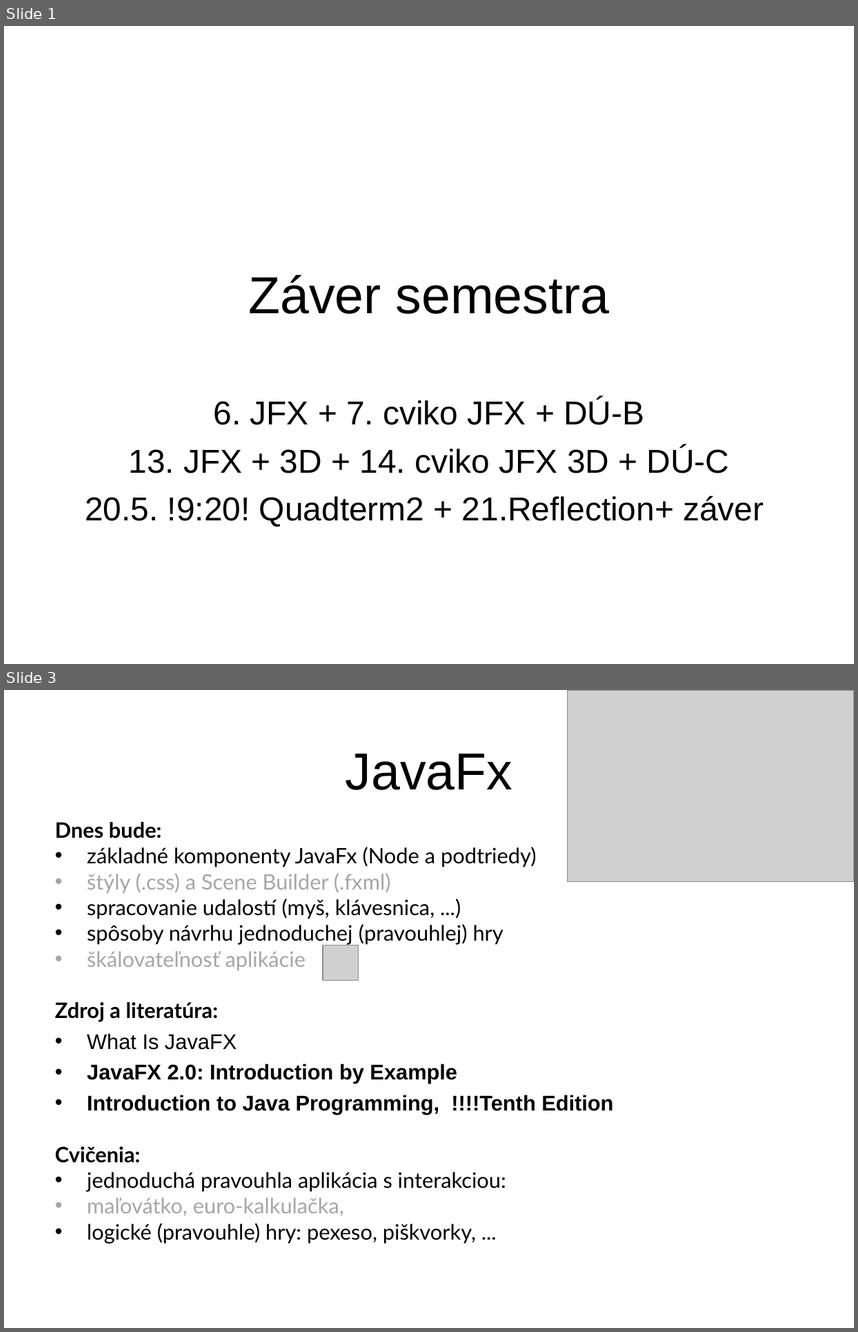
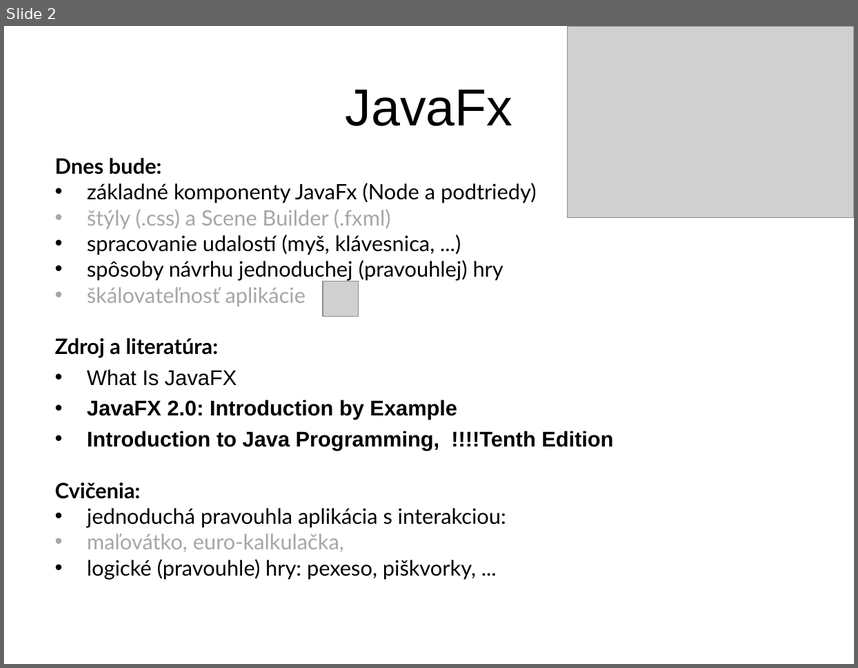
Before and after one commit to Programovanie4/Prednasky, a slide deck: 11/11_java.ppt. Shown one above the other, each under a label of ours: slides 1 and 3 before the commit, slide 2 after it; the slides between them are not shown. The pictures are 858x1332 and 858x668 pixels, drawn with LibreOffice and Linux fonts; fonts in the diff are those of the drawing; grey boxes stand for pictures. Boxes give left, top, right and bottom in pixels: in the first picture for what was removed or moved away, otherwise in the second. Text is boxed around its words. In the diff, an @@ line names an element or a change of style, - is before the commit and + after.

```diff
--- a/11/11_java.ppt
+++ b/11/11_java.ppt
@@ slide 1 removed at box(4, 26, 854, 664), background #FFFFFF @@
@@ title removed at box(248, 274, 609, 314) @@
-Záver semestra
@@ subtitle removed at box(85, 398, 764, 526) @@
-6. JFX + 7. cviko JFX + DÚ-B
-13. JFX + 3D + 14. cviko JFX 3D + DÚ-C
-20.5. !9:20! Quadterm2 + 21.Reflection+ záver
@@ what was slide 3 is now slide 2 @@
```
Also in this commit, not shown: 2 slides changed, 7 other files.
